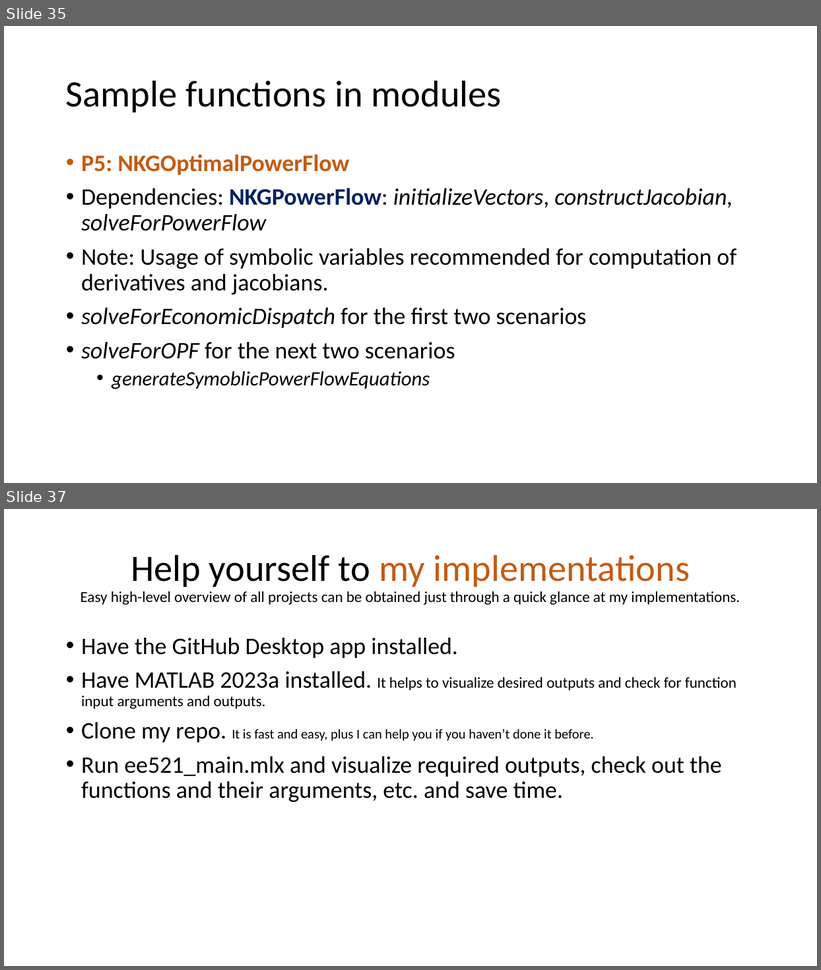
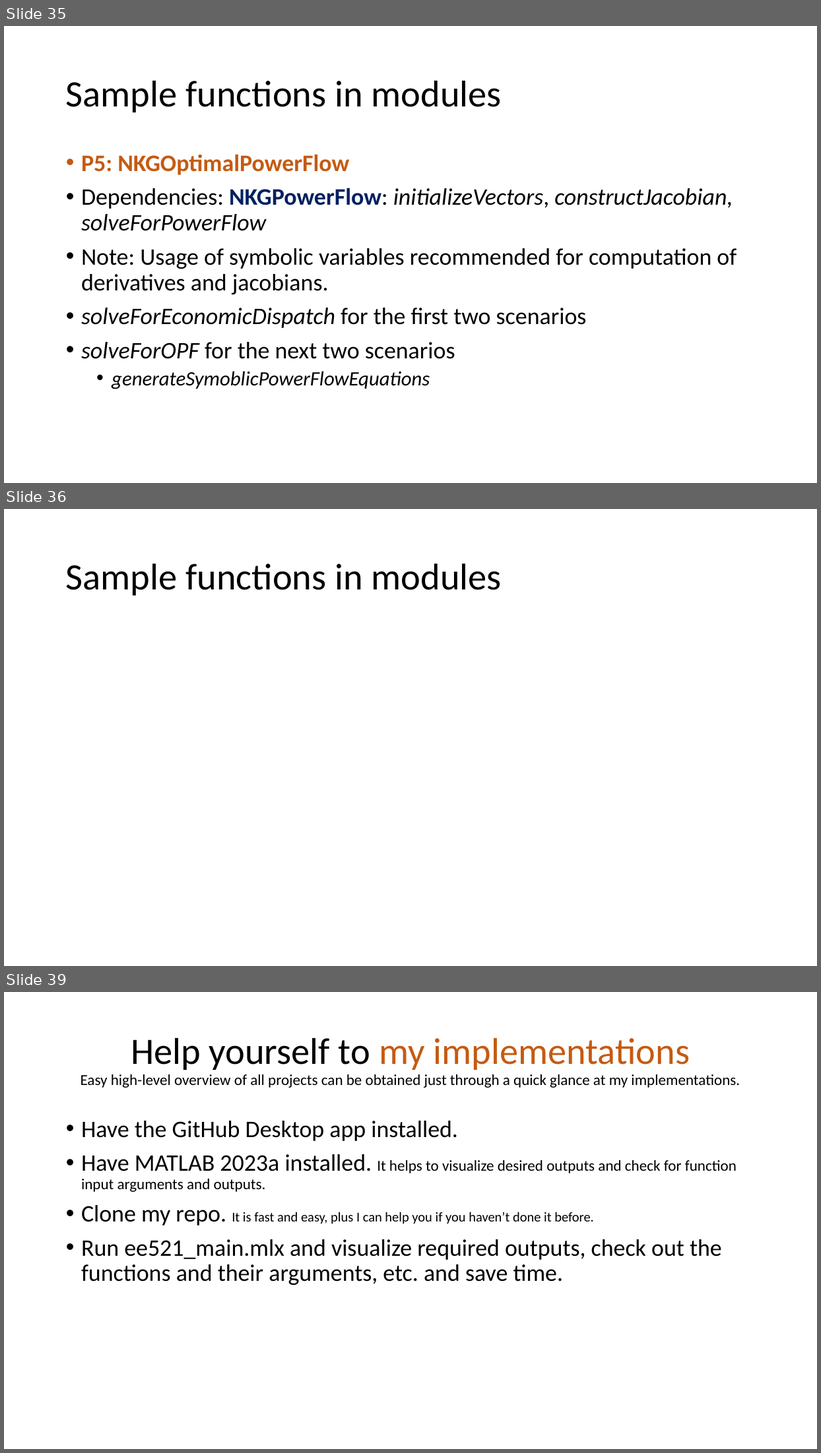
Before and after one commit to Realife-Brahmin/createdDocuments_oneDrive_repo, a slide deck: ee521_julia_plan.pptx. Shown one above the other, each under a label of ours: slides 35 and 37 before the commit, slides 35, 36 and 39 after it; the slides between them are not shown. The pictures are 821x970 and 821x1453 pixels, drawn with LibreOffice and Linux fonts; fonts in the diff are those of the drawing; grey boxes stand for pictures. Boxes give left, top, right and bottom in pixels: in the first picture for what was removed or moved away, otherwise in the second. Text is boxed around its words. In the diff, an @@ line names an element or a change of style, - is before the commit and + after.

```diff
--- a/ee521_julia_plan.pptx
+++ b/ee521_julia_plan.pptx
@@ slide 36 added at (4, 509, 817, 966), background #FFFFFF @@
@@ title added at (66, 563, 502, 595), 44 pt, text #000000 @@
+Sample functions in modules
@@ what was slide 37 is now slide 39 @@
```
Also in this commit, not shown: 1 slide changed, 1 other slide added.
